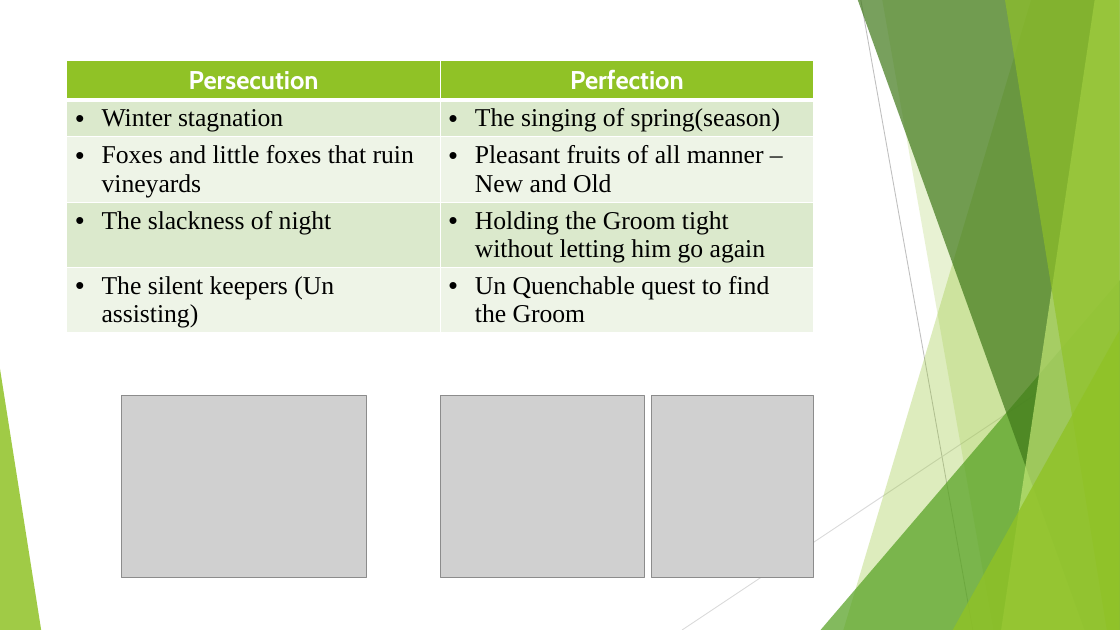
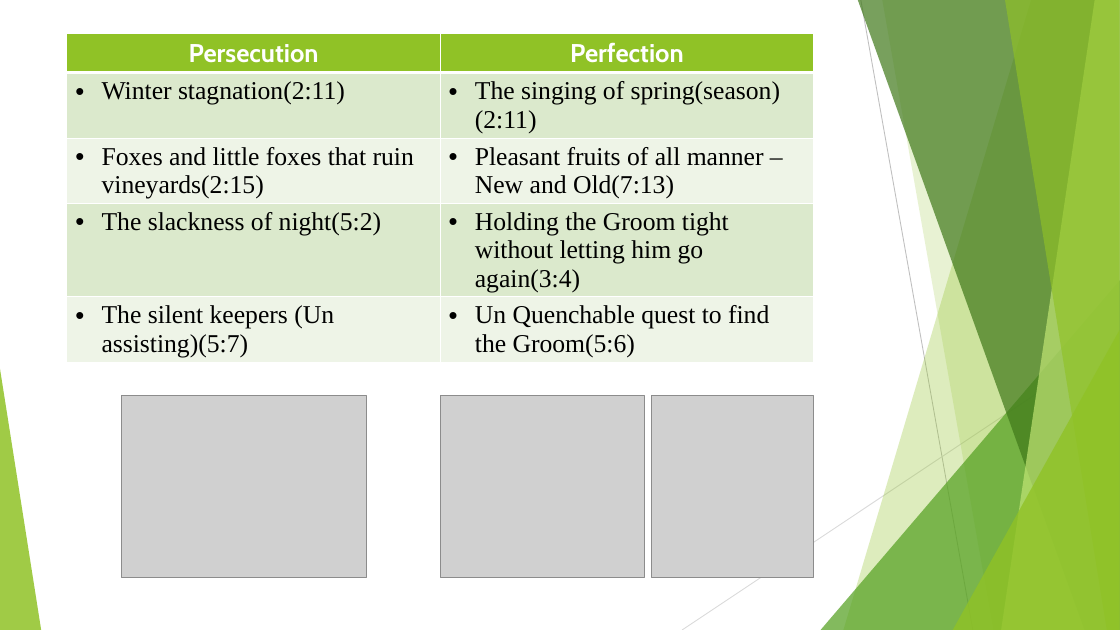
Before and after one commit to GOVARTHANAN123/Time, a slide deck: slide 4 of Singapore presentation_chapter3.pptx. Drawn at 1120x630 pixels with LibreOffice and Linux fonts; fonts in the diff are those of the drawing; grey boxes stand for pictures. Boxes give left, top, right and bottom in pixels: in the first picture for what was removed or moved away, otherwise in the second. Text is boxed around its words. In the diff, an @@ line names an element or a change of style, - is before the commit and + after.

```diff
--- a/Singapore presentation_chapter3.pptx
+++ b/Singapore presentation_chapter3.pptx
@@ table at (67,33,813,383) @@
-row 2, column 1: Winter stagnation
+row 2, column 1: Winter stagnation(2:11)
-row 2, column 2: The singing of spring(season)
+row 2, column 2: The singing of spring(season)(2:11)
-row 3, column 1: Foxes and little foxes that ruin vineyards
+row 3, column 1: Foxes and little foxes that ruin vineyards(2:15)
-row 3, column 2: Pleasant fruits of all manner – New and Old
+row 3, column 2: Pleasant fruits of all manner – New and Old(7:13)
-row 4, column 1: The slackness of night
+row 4, column 1: The slackness of night(5:2)
-row 4, column 2: Holding the Groom tight without letting him go again
+row 4, column 2: Holding the Groom tight without letting him go again(3:4)
-row 5, column 1: The silent keepers (Un assisting)
+row 5, column 1: The silent keepers (Un assisting)(5:7)
-row 5, column 2: Un Quenchable quest to find the Groom
+row 5, column 2: Un Quenchable quest to find the Groom(5:6)
@@ table: place and size @@
-table at (67,60,813,349)
+table at (67,33,813,383)
```
Also in this commit, not shown: 4 other slides changed.
